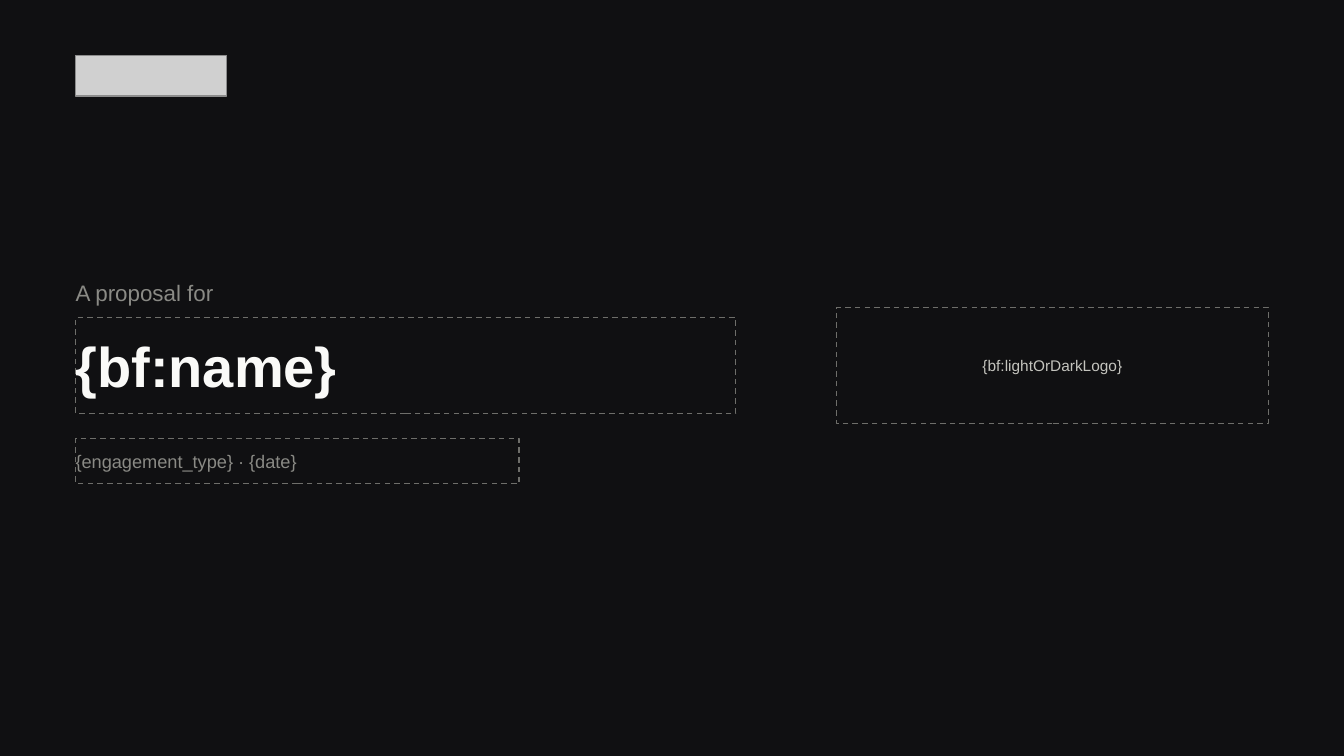
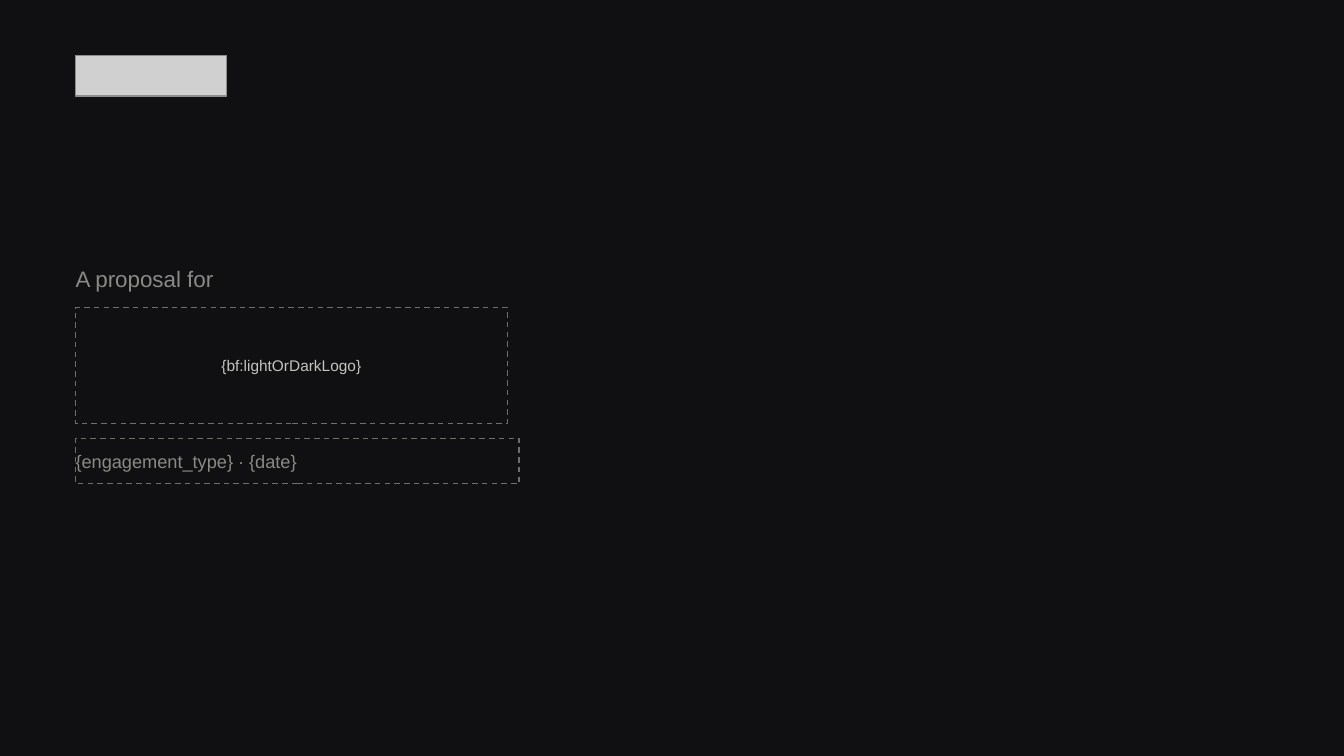
Before and after one commit to Brandfetch/skills, a slide deck: slide 1 of skills/pitch-deck-generator/assets/template.pptx. Drawn at 1344x756 pixels with LibreOffice and Linux fonts; fonts in the diff are those of the drawing; grey boxes stand for pictures. Boxes give left, top, right and bottom in pixels: in the first picture for what was removed or moved away, otherwise in the second. Text is boxed around its words. In the diff, an @@ line names an element or a change of style, - is before the commit and + after.

```diff
--- a/skills/pitch-deck-generator/assets/template.pptx
+++ b/skills/pitch-deck-generator/assets/template.pptx
@@ text "A proposal for": place and size @@
-text "A proposal for" at <box>76,285,213,306</box>
+text "A proposal for" at <box>76,271,213,292</box>
@@ rectangle "{bf:lightOrDarkLogo}": place and size @@
-rectangle "{bf:lightOrDarkLogo}" at <box>837,308,1268,423</box>
+rectangle "{bf:lightOrDarkLogo}" at <box>76,308,507,423</box>
@@ rectangle removed at <box>76,318,736,413</box> @@
-{bf:name}
```
Also in this commit, not shown: 20 other files.
